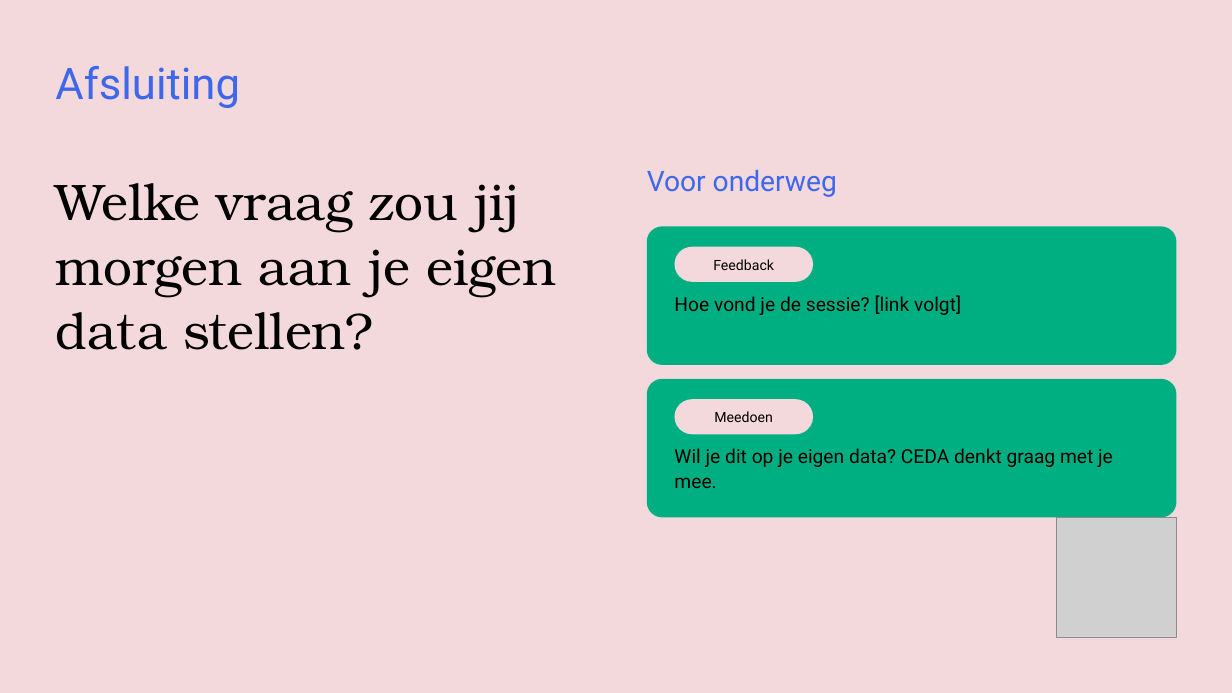
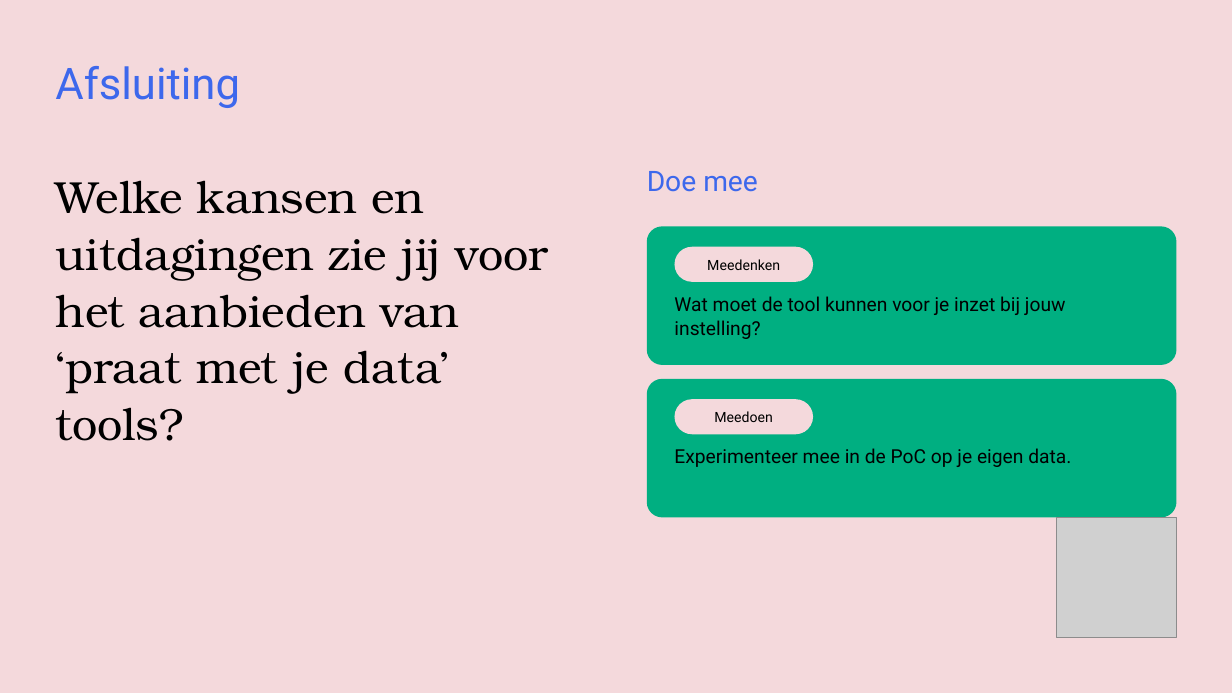
Before and after one commit to cedanl/clidev-presentaties, a slide deck: slide 22 of exports/261029_dair_onderwijsdata/261029_dair_onderwijsdata.pptx. Drawn at 1232x693 pixels with LibreOffice and Linux fonts; fonts in the diff are those of the drawing; grey boxes stand for pictures. Boxes give left, top, right and bottom in pixels: in the first picture for what was removed or moved away, otherwise in the second. Text is boxed around its words. In the diff, an @@ line names an element or a change of style, - is before the commit and + after.

```diff
--- a/exports/261029_dair_onderwijsdata/261029_dair_onderwijsdata.pptx
+++ b/exports/261029_dair_onderwijsdata/261029_dair_onderwijsdata.pptx
@@ text at (647, 171, 758, 192): text changed @@
-Voor onderweg
+Doe mee
@@ text at (55, 180, 549, 394): text changed; size 40 to 35 pt @@
-Welke vraag zou jij morgen aan je eigen data stellen?
+Welke kansen en uitdagingen zie jij voor het aanbieden van ‘praat met je data’ tools?
@@ text at (707, 259, 780, 270): text changed @@
-Feedback
+Meedenken
@@ text at (674, 296, 1066, 339): text changed @@
-Hoe vond je de sessie? [link volgt]
+Wat moet de tool kunnen voor je inzet bij jouw instelling?
@@ text at (674, 448, 1071, 467): text changed @@
-Wil je dit op je eigen data? CEDA denkt graag met je mee.
+Experimenteer mee in de PoC op je eigen data.
```
Also in this commit, not shown: 15 other slides changed, 4 slides added, 4 slides removed, 2 other files.
